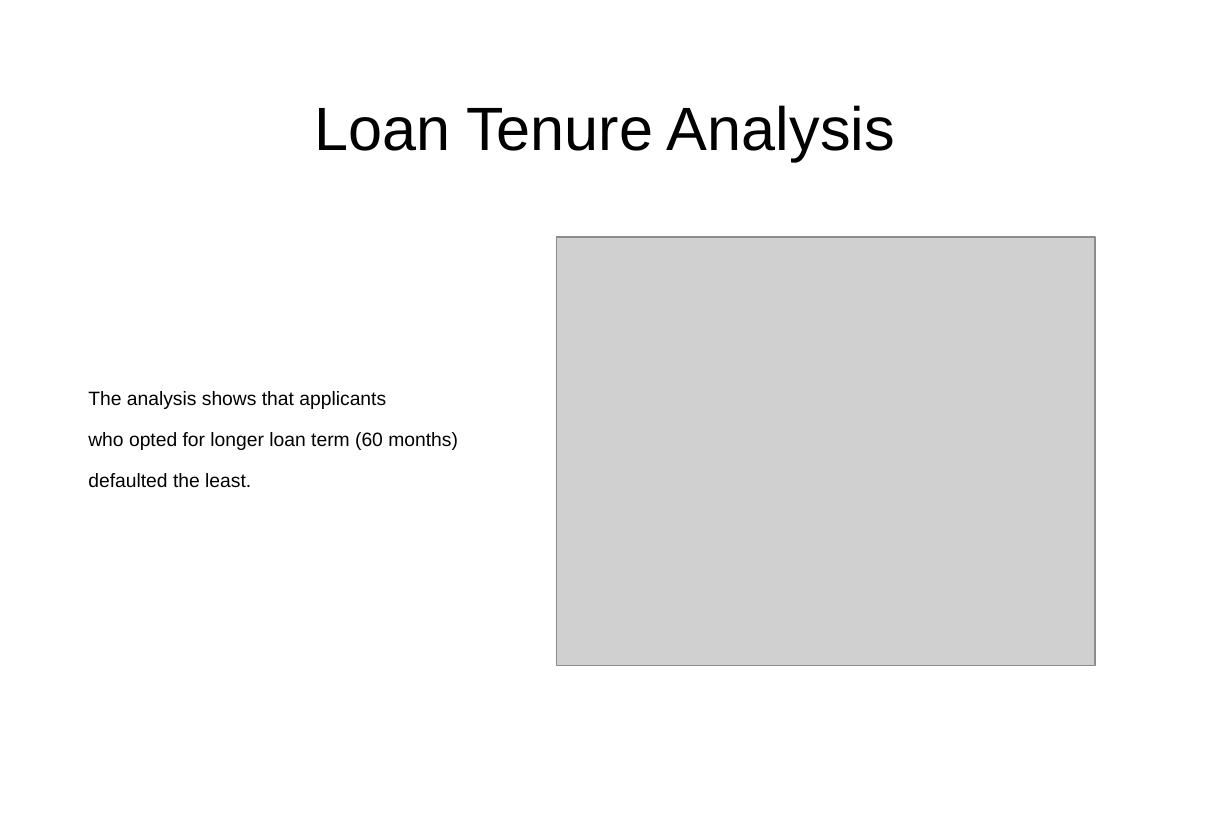
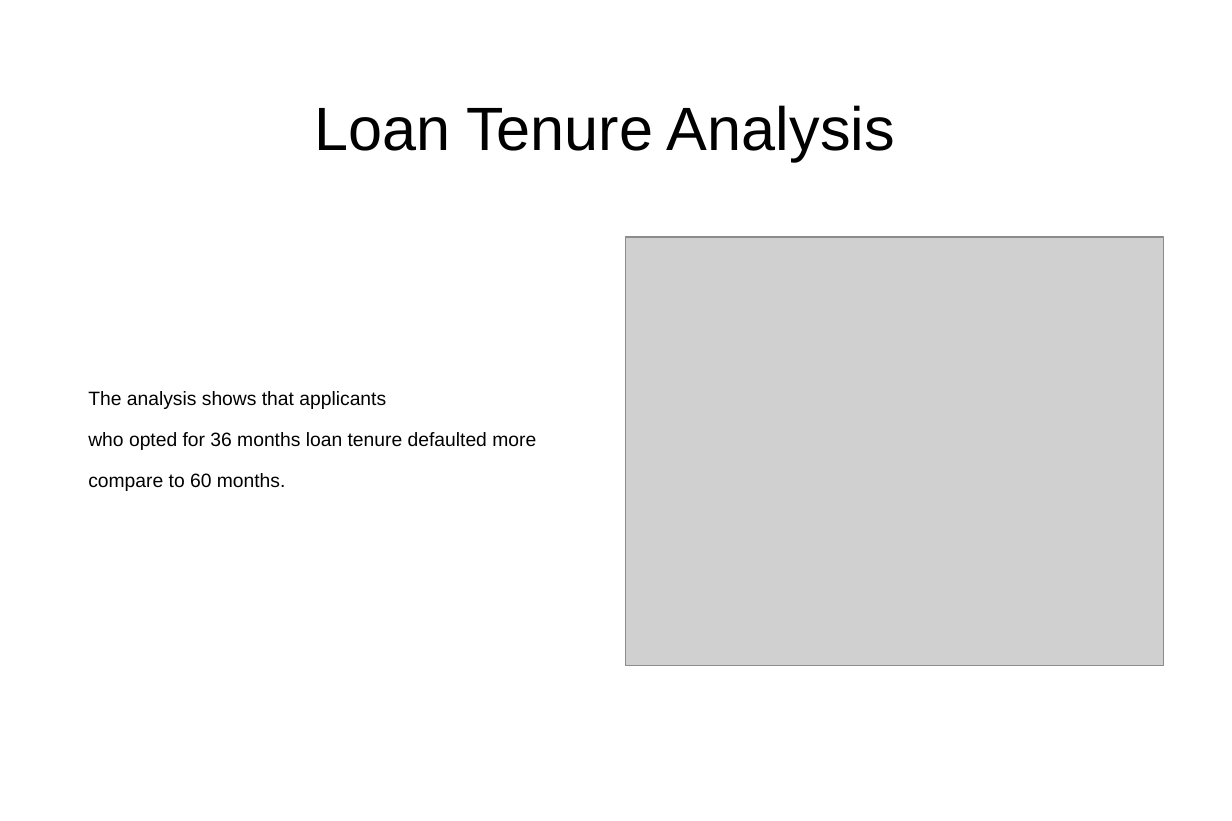
Before and after one commit to vinoth-commits/Lending-Club-Case-Study, a slide deck: slide 6 of Vinoth.ppt. Drawn at 1232x821 pixels with LibreOffice and Linux fonts; fonts in the diff are those of the drawing; grey boxes stand for pictures; background and template pictures are left out. Boxes give left, top, right and bottom in pixels: in the first picture for what was removed or moved away, otherwise in the second. Text is boxed around its words. In the diff, an @@ line names an element or a change of style, - is before the commit and + after.

```diff
--- a/Vinoth.ppt
+++ b/Vinoth.ppt
@@ picture: place and size @@
-picture at [556, 238, 1095, 666]
+picture at [625, 238, 1164, 666]
@@ text at [88, 432, 536, 491]: text changed @@
-who opted for longer loan term (60 months)
-defaulted the least.
+who opted for 36 months loan tenure defaulted more
+compare to 60 months.
```
Also in this commit, not shown: 6 other slides changed, 1 other file.
